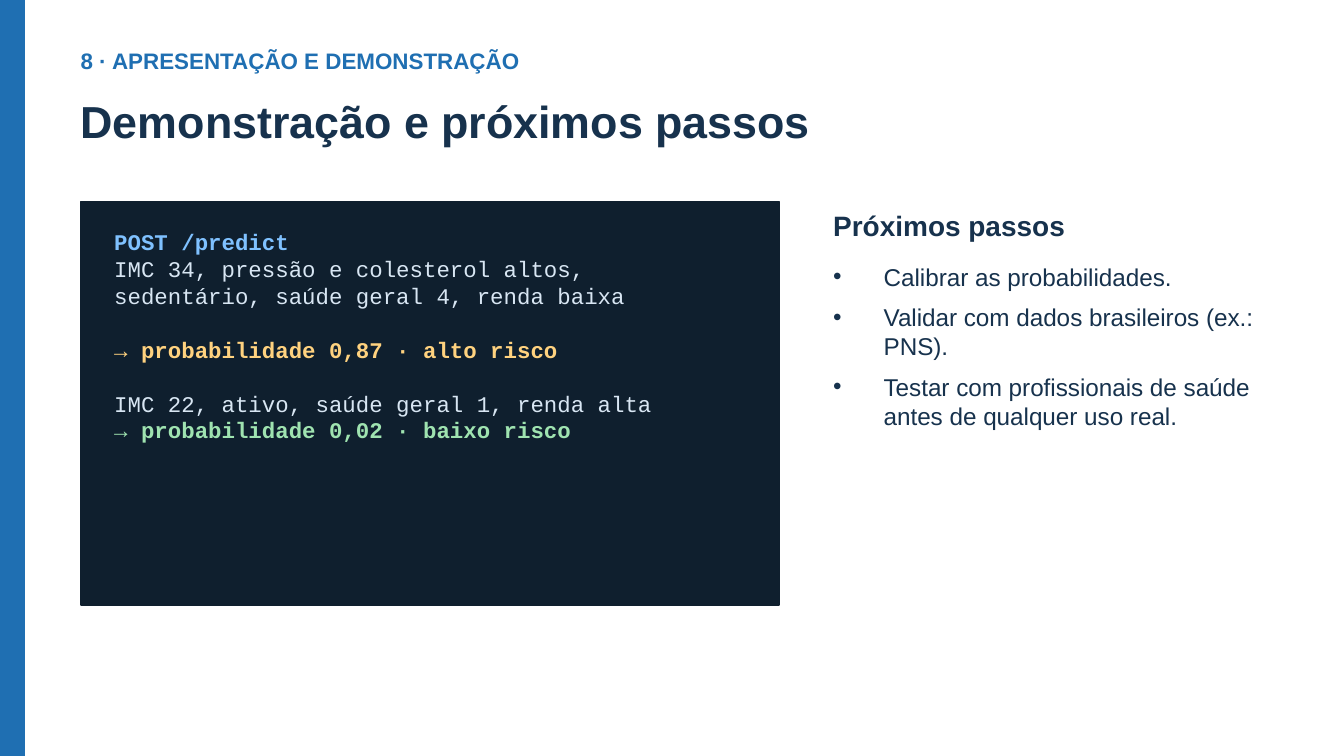
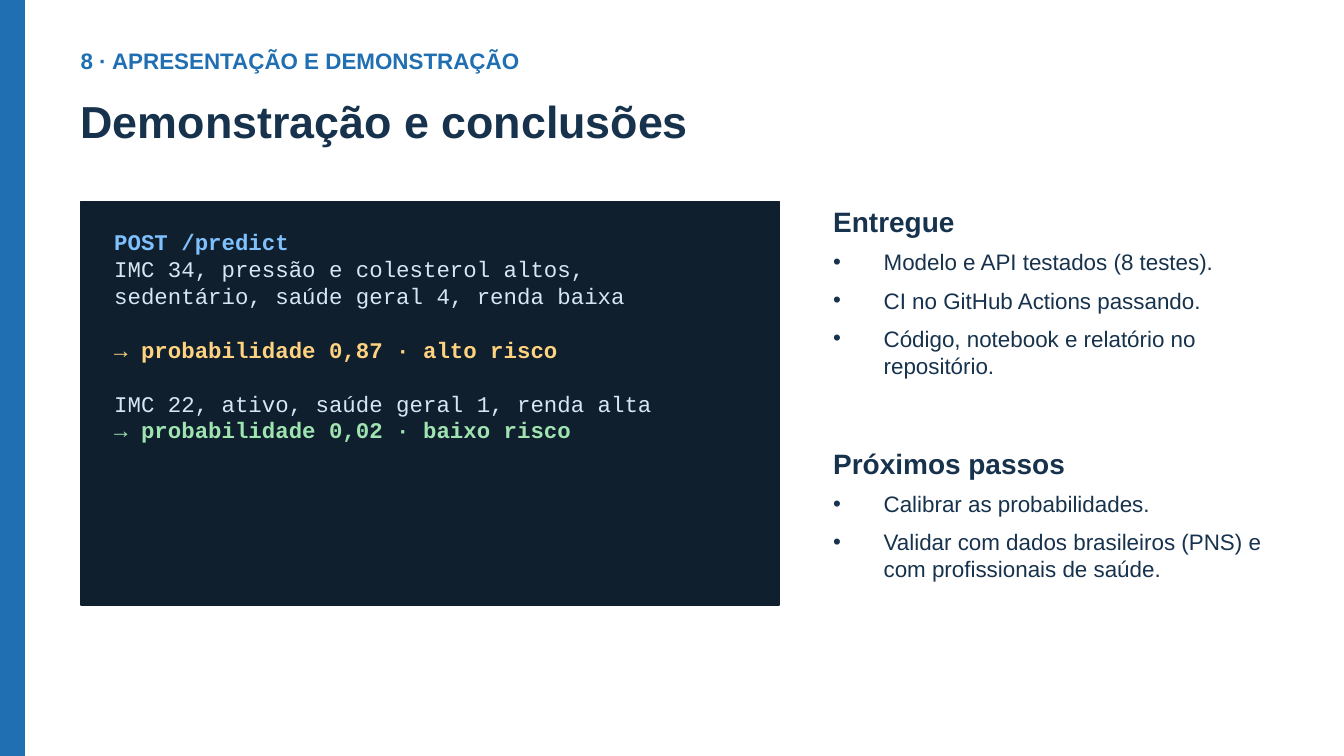
Before and after one commit to rnn0/diabetesmineracao, a slide deck: slide 8 of apresentacao_diabetes_ods3.pptx. Drawn at 1344x756 pixels with LibreOffice and Linux fonts; fonts in the diff are those of the drawing. Boxes give left, top, right and bottom in pixels: in the first picture for what was removed or moved away, otherwise in the second. Text is boxed around its words. In the diff, an @@ line names an element or a change of style, - is before the commit and + after.

Commit message:
Atualiza apresentação e notebook, adiciona relatório acadêmico (docx) e badge de CI

```diff
--- a/apresentacao_diabetes_ods3.pptx
+++ b/apresentacao_diabetes_ods3.pptx
@@ text at (81,105,687,147): text changed @@
-Demonstração e próximos passos
+Demonstração e conclusões
@@ text added at (833,212,954,238), 15 pt, text #17324D, bold @@
+Entregue
@@ text added at (884,253,1213,379), 12 pt, text #17324D @@
+• Modelo e API testados (8 testes).
+• CI no GitHub Actions passando.
+• Código, notebook e relatório no repositório.
@@ text "Próximos passos": place and size @@
-text "Próximos passos" at (833,215,1064,241)
+text "Próximos passos" at (833,453,1064,479)
@@ text "Calibrar as probabilidades.": place and size @@
-text "Calibrar as probabilidades." at (884,268,1253,430)
+text "Calibrar as probabilidades." at (884,495,1261,582)
@@ text at (884,495,1150,517): size 13 to 12 pt in "Calibrar as probabilidades." @@
@@ text at (884,533,1261,582): text changed; size 13 to 12 pt @@
-• Validar com dados brasileiros (ex.: PNS).
-• Testar com profissionais de saúde antes de qualquer uso real.
+• Validar com dados brasileiros (PNS) e com profissionais de saúde.
```
Also in this commit, not shown: 2 other slides changed, 5 other files.
